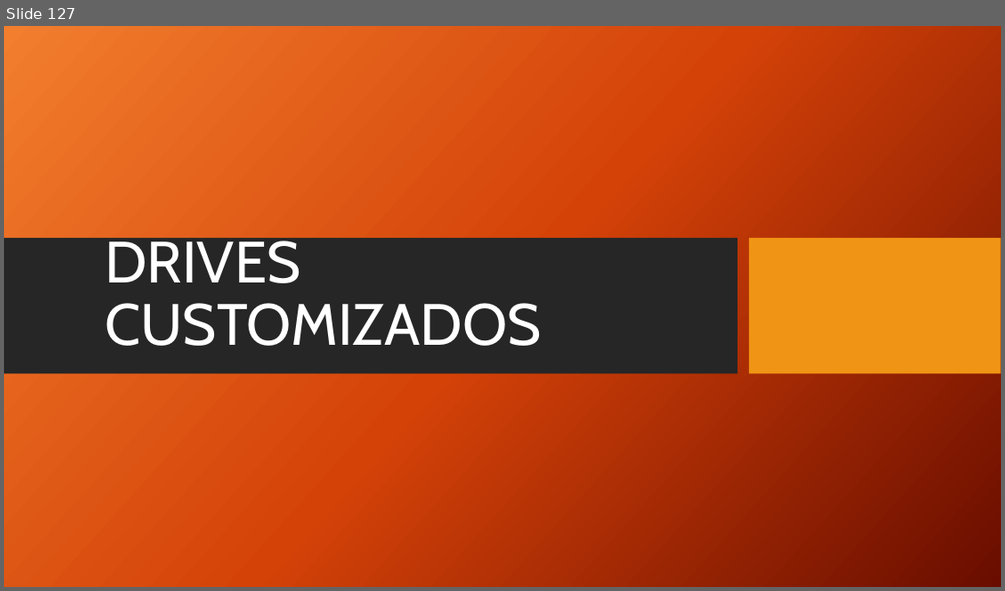
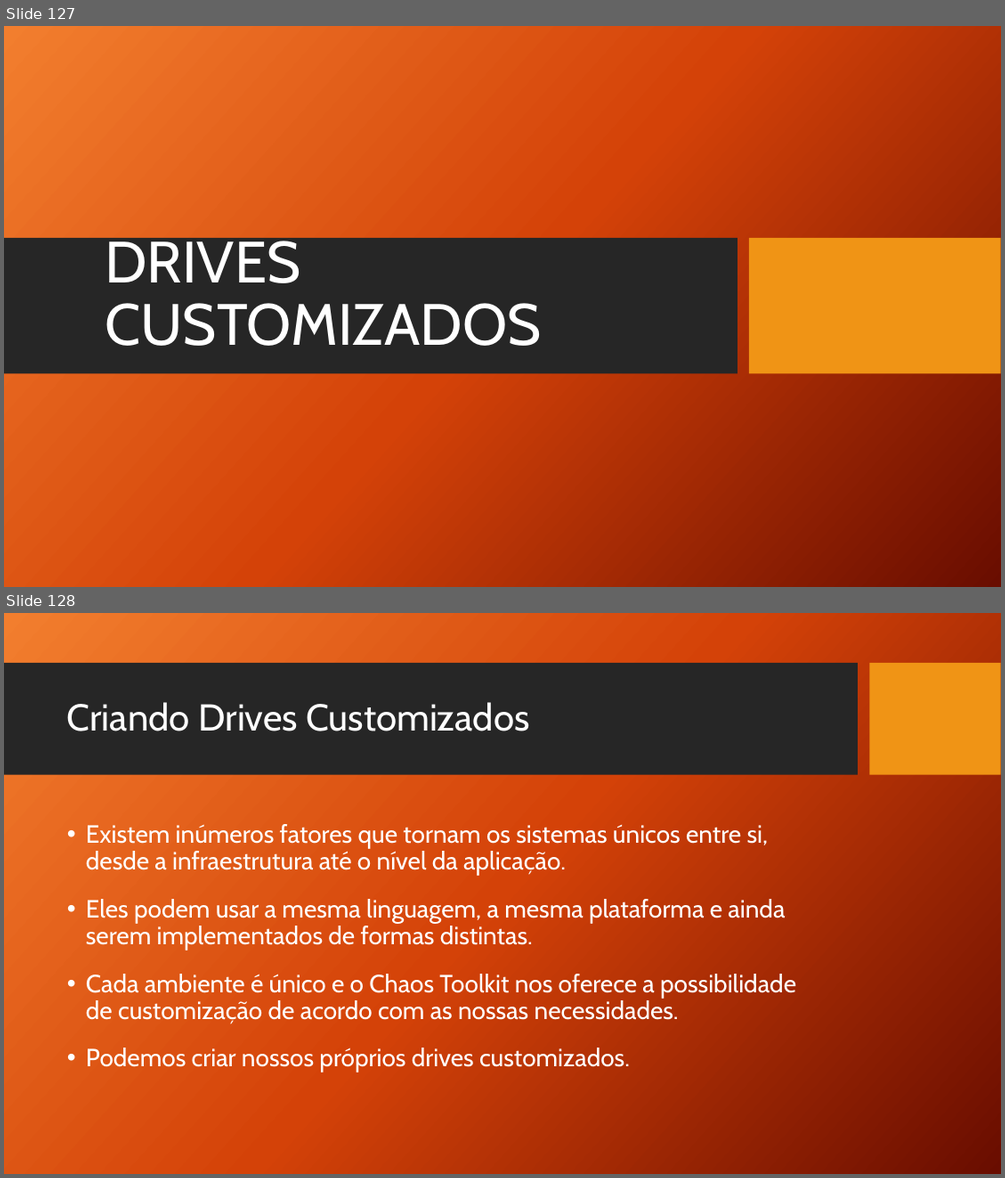
Before and after one commit to TCC-Chaos-Engineering/docs-chaos-engineering, a slide deck: docs/Chaos Engineering - Das Hipoteses aos Testes.pptx. Shown one above the other, each under a label of ours: slide 127 before the commit, slides 127 and 128 after it. The pictures are 1005x591 and 1005x1178 pixels, drawn with LibreOffice and Linux fonts; fonts in the diff are those of the drawing; background and template pictures are left out. Boxes give left, top, right and bottom in pixels: in the first picture for what was removed or moved away, otherwise in the second. Text is boxed around its words. In the diff, an @@ line names an element or a change of style, - is before the commit and + after.

Commit message:
Adiciona Criando Drives Customizados
Adiciona o subtópico: Criando Drives Customizados

```diff
--- a/docs/Chaos Engineering - Das Hipoteses aos Testes.pptx
+++ b/docs/Chaos Engineering - Das Hipoteses aos Testes.pptx
@@ slide 128 added at bbox=[4, 613, 1001, 1174], background picture (left out) @@
@@ rectangle added at bbox=[4, 663, 858, 775], fill #262626 @@
@@ rectangle added at bbox=[870, 663, 1001, 775], fill #F09415 @@
@@ title added at bbox=[67, 702, 530, 731], 36 pt, text #FFFFFF @@
+Criando Drives Customizados
@@ text added at bbox=[86, 824, 796, 1072], 24 pt, text #FFFFFF @@
+• Existem inúmeros fatores que tornam os sistemas únicos entre si, desde a infraestrutura até o nível da aplicação.
+• Eles podem usar a mesma linguagem, a mesma plataforma e ainda serem implementados de formas distintas.
+• Cada ambiente é único e o Chaos Toolkit nos oferece a possibilidade de customização de acordo com as nossas necessidades.
+• Podemos criar nossos próprios drives customizados.
```
Also in this commit, not shown: 7 slides changed, 16 other slides added.
